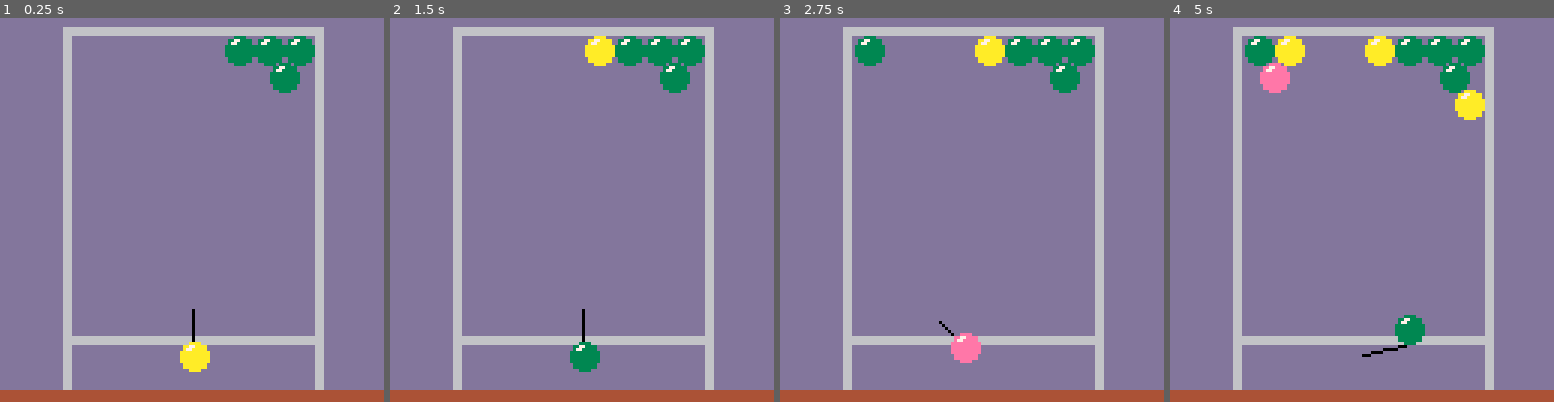
Above: before the commit, frames 1-4 (left to right).
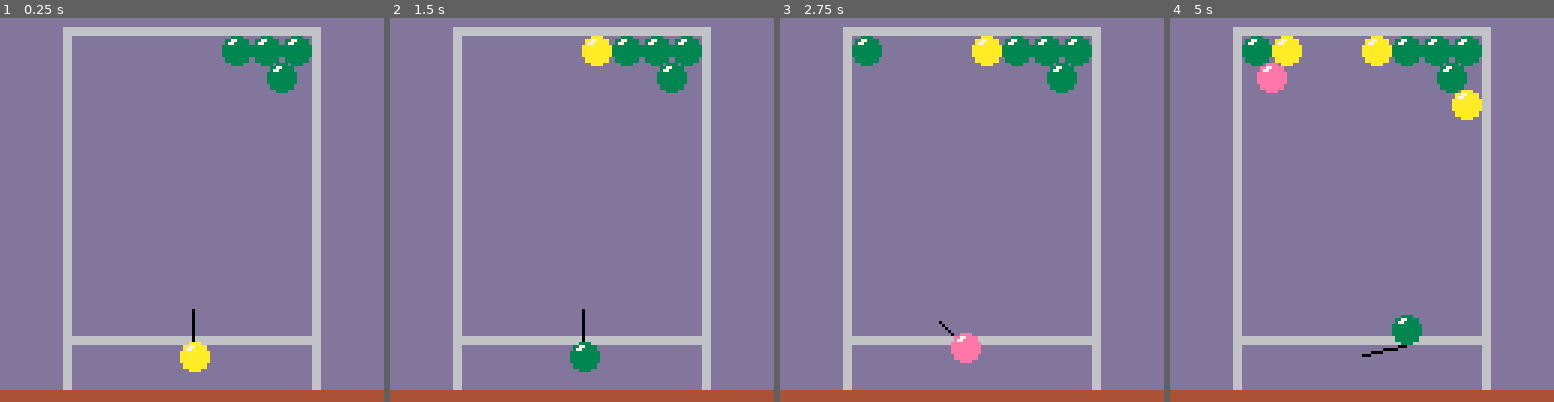
Above: after the commit, the same moments.

Repository: Jwsonic/pico-8
Game: PICO-8 cartridge bustin.p8
Two runs of this game, one before a commit and one after it. Both use one fixed random seed, a clock stepped at 60 frames per second and the inputs below.
Inputs:
- Up to frame 1 (0.25 s): no input
- Up to frame 2 (1.5 s): tap X (X key) at 1.07 s
- Up to frame 3 (2.75 s): hold Left 1.97-2.37 s; tap X (X key) at 2.07, 2.4, 2.73 s
- Up to frame 4 (5 s): hold Right 2.87-3.53 s; tap X (X key) every 0.33 s from 3.07 to 4.73 s; hold Right 4.13-4.53 s

The runs differ from the first frame. In frame 1, 1.9% of the frame differs, in the area x 57-85%, y 2-97%; in frame 2, 2.0%; in frame 3, 2.2%; in frame 4, 2.7%, in the area x 18-85%, y 2-97%.

Commit message:
fix off by one

Diff:
--- a/bustin.p8
+++ b/bustin.p8
@@ -14,12 +14,12 @@
         x1 = 23, y1 = 123
     },
     right = {
-        x0 = 105, y0 = 6,
-        x1 = 107, y1 = 123
+        x0 = 104, y0 = 6,
+        x1 = 106, y1 = 123
     },
     top = {
         x0 = 21, y0 = 3,
-        x1 = 107, y1 = 5
+        x1 = 106, y1 = 5
     },
     bottom = {
         x0 = 24, y0 = 106,
@@ -28,7 +28,7 @@
 }
 
 cell_start = {
-    x = walls.left.x1 - radius + 2,
+    x = walls.left.x1 - radius + 1,
     y = walls.top.y1 - diameter + 2
 }
 
